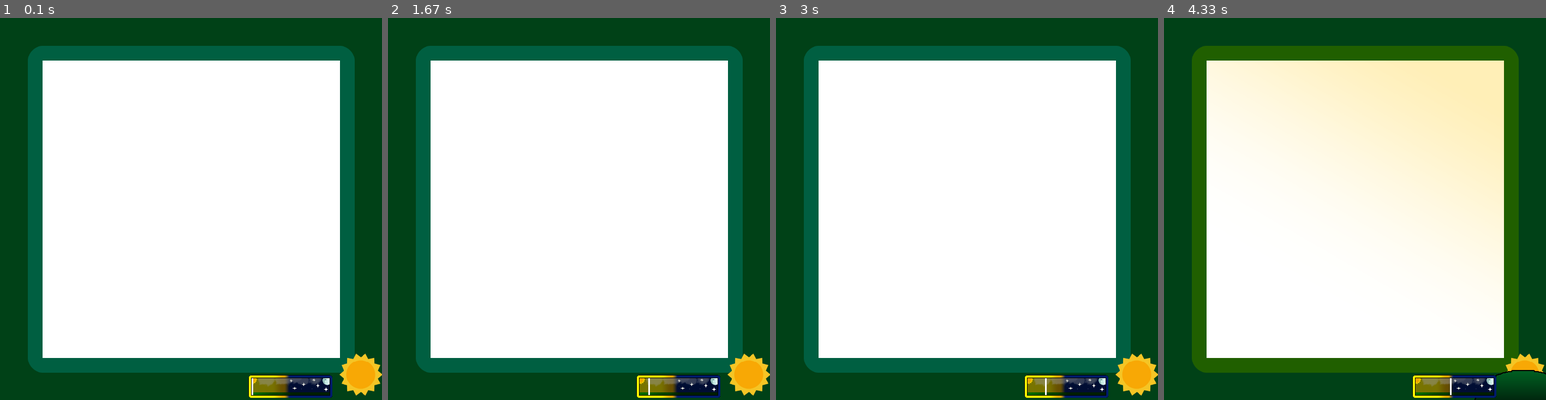
Above: before the commit, frames 1-4 (left to right).
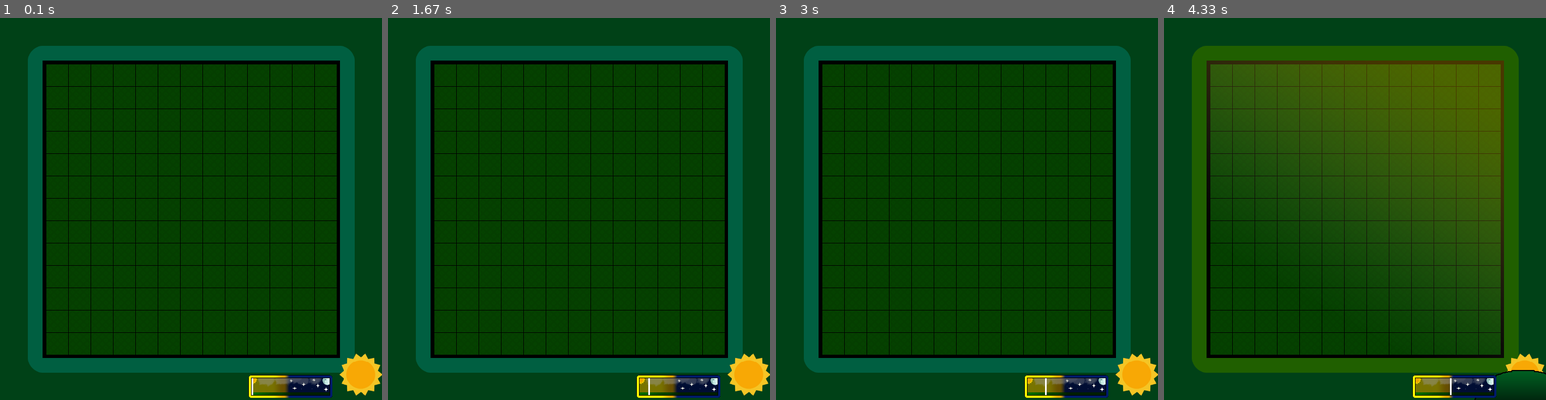
Above: after the commit, the same moments.

Repository: Czedros/Outbreak
Game: pygame game, started from SGAI_MK3/Dylan.py
The game is run twice, just before and just after one commit, with the same random seed, the same clock (stepped at 60 frames per second) and the same inputs.
Inputs:
- Up to frame 1 (0.1 s): no input
- Up to frame 2 (1.67 s): no input
- Up to frame 3 (3 s): no input
- Up to frame 4 (4.33 s): no input

The runs differ from the first frame. In frame 1, 61% of the frame differs, in the area x 11-89%, y 11-89%; in frame 2, 61%; in frame 3, 61%; in frame 4, 61%.

Commit message:
Updates
Added Cell and renderConstants file

Diff:
--- /dev/null
+++ b/SGAI_MK3/Cell.py
@@ -0,0 +1,12 @@
+from enum import Enum
+import pygame
+import renderConstants
+class CellType:
+    def __init__(self, passable, imgPath):
+        self.passable = passable
+        self.image = pygame.transform.scale(pygame.image.load(imgPath), (renderConstants.CELLSIZE, renderConstants.CELLSIZE))
+
+class Cells(Enum):
+    grass = CellType(True, r'Assets\\Tiles\\Grass.png')
+    sand = 1
+    wood = 2
--- a/SGAI_MK3/Dylan.py
+++ b/SGAI_MK3/Dylan.py
@@ -3,35 +3,42 @@
 from Int2 import Int2
 import time
 import constants
-start = time. process_time()
+import renderConstants
+from Cell import Cells
+start = time.process_time()
 pygame.init()
-size = Int2(700, 700)
-display_surface = pygame.display.set_mode((size.x, size.y))
+display_surface = pygame.display.set_mode((renderConstants.SIZE, renderConstants.SIZE))
 pygame.display.set_caption("Sus")
-
-day = pygame.transform.scale(pygame.image.load(r'Assets\\UI\\Backgrounds\\SunBackground.png'), (size.x, size.y))
-noon = pygame.transform.scale(pygame.image.load(r'Assets\\UI\\Backgrounds\\SunDownBackground.png'), (size.x, size.y))
-night = pygame.transform.scale(pygame.image.load(r'Assets\\UI\\Backgrounds\\MoonBackground.png'), (size.x, size.y))
-dayProgressBarHeight = size.y * 0.06
+#######
+day = pygame.transform.scale(pygame.image.load(r'Assets\\UI\\Backgrounds\\SunBackground.png'), (renderConstants.SIZE, renderConstants.SIZE))
+noon = pygame.transform.scale(pygame.image.load(r'Assets\\UI\\Backgrounds\\SunDownBackground.png'), (renderConstants.SIZE, renderConstants.SIZE))
+night = pygame.transform.scale(pygame.image.load(r'Assets\\UI\\Backgrounds\\MoonBackground.png'), (renderConstants.SIZE, renderConstants.SIZE))
+dayProgressBarHeight = renderConstants.SIZE * 0.06
 dayProgress = pygame.image.load(r'Assets\\UI\\DayProgressBar.png')
 dayProgress = pygame.transform.scale(dayProgress, (dayProgress.get_width() / dayProgress.get_height() * dayProgressBarHeight, dayProgressBarHeight))
-dayProgressPos = (size.x * (1 - 0.13) - dayProgress.get_width(), size.y * (1 - 0.005) - dayProgress.get_height())
+dayProgressPos = (renderConstants.SIZE * (1 - 0.13) - dayProgress.get_width(), renderConstants.SIZE * (1 - 0.005) - dayProgress.get_height())
 dayProgressBorderSize = 0.13
 dayProgressBorderSize = (dayProgressBorderSize * dayProgress.get_height() / dayProgress.get_width(), dayProgressBorderSize)
 dayProgressRectWidth = 3
 dayProgressRectBounds = dayProgressBorderSize[0] * dayProgress.get_width()
 dayProgressRectBounds = (dayProgressPos[0] + dayProgressRectBounds + 1, dayProgressPos[0] + dayProgress.get_width() - dayProgressRectBounds - dayProgressRectWidth + 1)
 dayProgressRect = pygame.Rect(dayProgressRectBounds[1], dayProgressPos[1] + dayProgress.get_height() * dayProgressBorderSize[1] + 0.5, dayProgressRectWidth, dayProgress.get_height() * (1 - dayProgressBorderSize[1] * 2) + 0.5)
+#######
+#######
 turn = 0
-cycleLen = 10
-noonLength = 2
 mainLoop = True
 while mainLoop:
     turn = int((time. process_time() - start))
-    display_surface.fill(constants.WHITE)
+    display_surface.fill((0, 0, 0))
     #######
-    if(turn % cycleLen < cycleLen/2):
-        if(turn % cycleLen > cycleLen/2 - 1 - noonLength):
+    for x in range(constants.ROWS):
+        cellX = int(renderConstants.GRIDRECT.left + constants.LINE_WIDTH + (constants.LINE_WIDTH + renderConstants.CELLSIZE) * x + renderConstants.CELLOFF)
+        for y in range(constants.ROWS):
+            cellY = int(renderConstants.GRIDRECT.top + constants.LINE_WIDTH + (constants.LINE_WIDTH + renderConstants.CELLSIZE) * y + renderConstants.CELLOFF)
+            display_surface.blit(Cells.grass.value.image, (cellX, cellY))
+    #######
+    if(turn % renderConstants.CYCLELEN < renderConstants.CYCLELEN/2):
+        if(turn % renderConstants.CYCLELEN > renderConstants.CYCLELEN/2 - 1 - renderConstants.NOONLENGTH):
             display_surface.blit(noon, (0, 0))
         else:
             display_surface.blit(day, (0, 0))
@@ -39,7 +46,7 @@
         display_surface.blit(night, (0, 0))
     #######
     display_surface.blit(dayProgress, dayProgressPos)
-    ratio = (turn % (cycleLen)) / (cycleLen - 1)
+    ratio = (turn % (renderConstants.CYCLELEN)) / (renderConstants.CYCLELEN - 1)
     dayProgressRect.left = dayProgressRectBounds[0] * (1 - ratio) + dayProgressRectBounds[1] * ratio
     pygame.draw.rect(display_surface, (255, 255, 255), dayProgressRect)
     #######
--- /dev/null
+++ b/SGAI_MK3/renderConstants.py
@@ -0,0 +1,14 @@
+import pygame
+import constants
+#Don't want to make edit in main filec
+constants.ROWS = 13
+constants.LINE_WIDTH = 1
+###
+CYCLELEN = 10
+NOONLENGTH = 2
+
+SIZE = 700
+GRIDDIST = 0.112
+GRIDRECT = pygame.Rect(GRIDDIST * SIZE, GRIDDIST * SIZE, SIZE * (1 - 2 * GRIDDIST) + 2, SIZE * (1 - 2 * GRIDDIST) + 2)
+CELLSIZE = int((GRIDRECT.height - constants.LINE_WIDTH * (constants.ROWS + 1)) / constants.ROWS)
+CELLOFF = (GRIDRECT.height % CELLSIZE) / 4
Renamed: SGAI_MK3/Assets/New folder/Boulder.png -> SGAI_MK3/Assets/Tiles/Boulder.png
Binary file added: SGAI_MK3/Assets/Tiles/Grass.png
